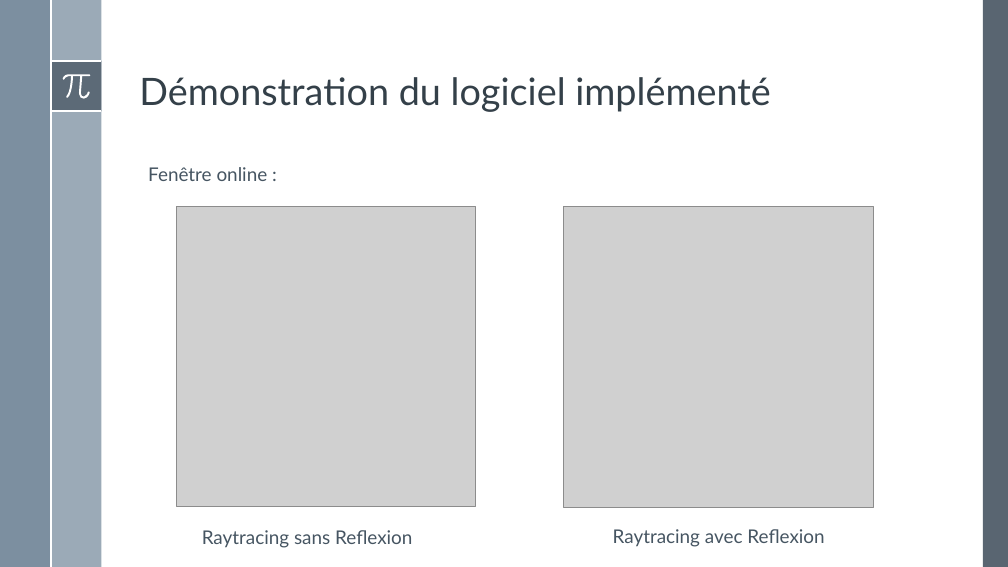
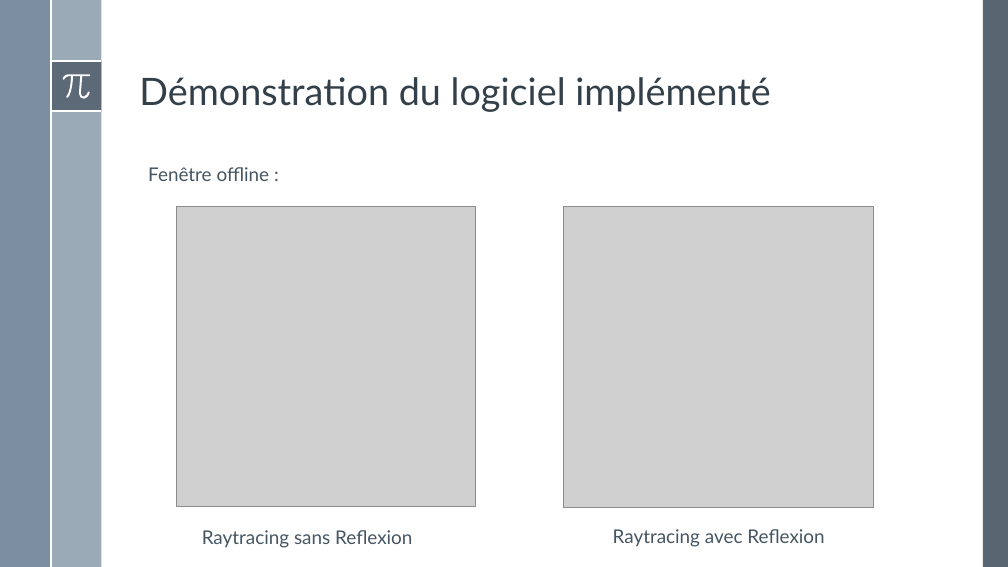
Before and after one commit to dudu3107/Data_Visu, a slide deck: slide 12 of Presentation projet raytracing.pptx. Drawn at 1008x567 pixels with LibreOffice and Linux fonts; fonts in the diff are those of the drawing; grey boxes stand for pictures. Boxes give left, top, right and bottom in pixels: in the first picture for what was removed or moved away, otherwise in the second. Text is boxed around its words. In the diff, an @@ line names an element or a change of style, - is before the commit and + after.

```diff
--- a/Presentation projet raytracing.pptx
+++ b/Presentation projet raytracing.pptx
@@ text at [148,167,270,181]: text changed @@
-Fenêtre online :
+Fenêtre offline :
```
Also in this commit, not shown: 3 other slides changed.
